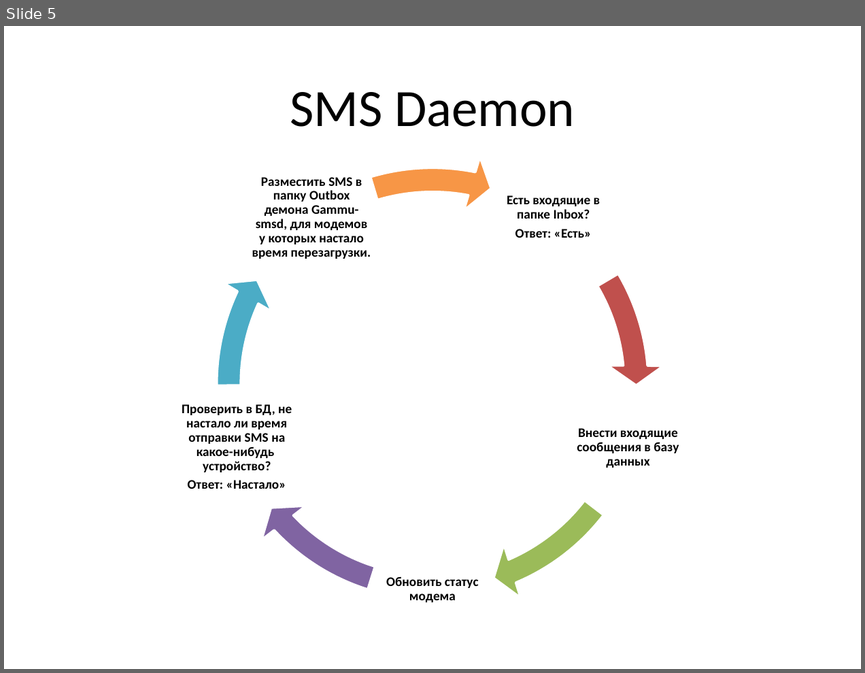
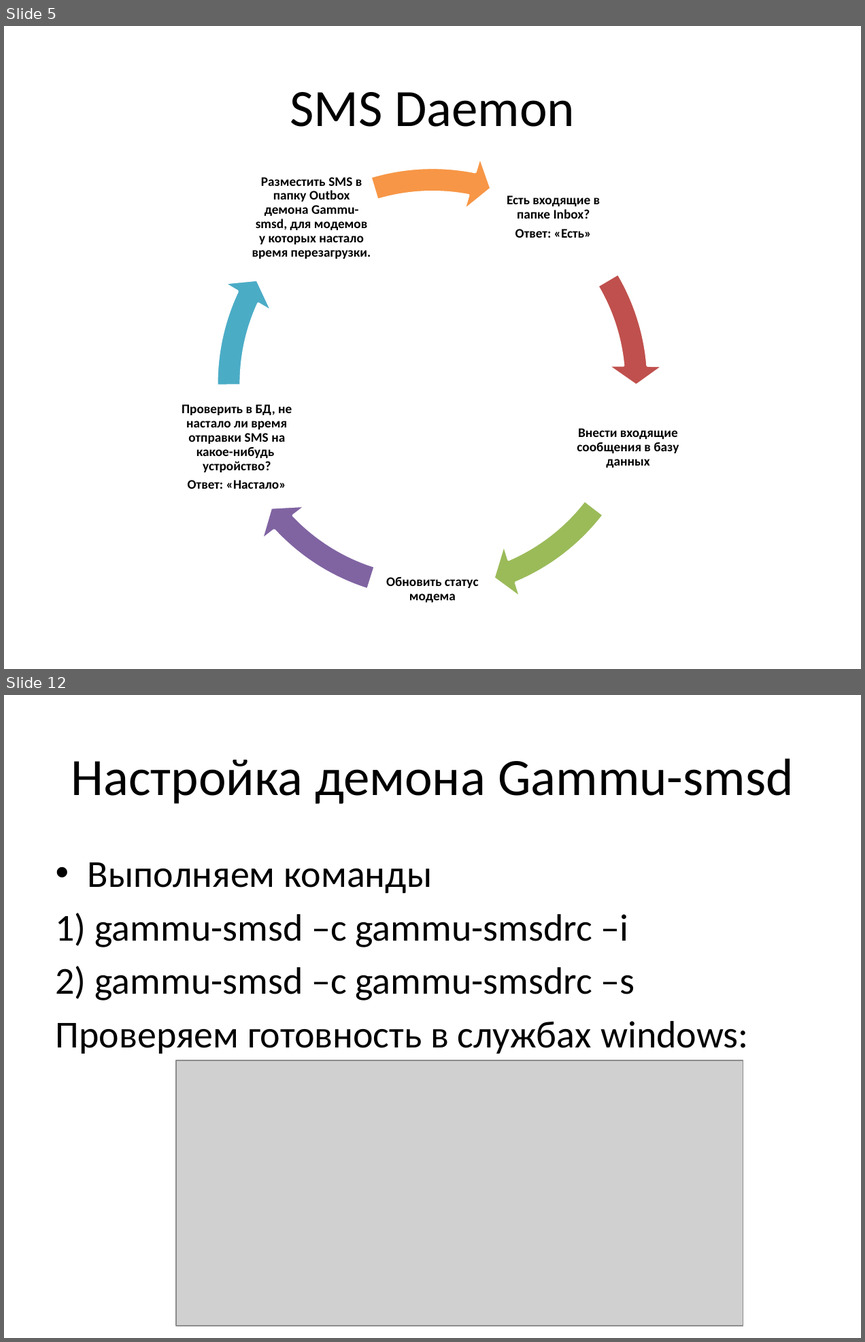
Before and after one commit to humantom88/city_lightning_symphony, a slide deck: doc/SUNO Mmanager.pptx. Shown one above the other, each under a label of ours: slide 5 before the commit, slides 5 and 12 after it; the slides between them are not shown. The pictures are 865x673 and 865x1342 pixels, drawn with LibreOffice and Linux fonts; fonts in the diff are those of the drawing; grey boxes stand for pictures. Boxes give left, top, right and bottom in pixels: in the first picture for what was removed or moved away, otherwise in the second. Text is boxed around its words. In the diff, an @@ line names an element or a change of style, - is before the commit and + after.

```diff
--- a/doc/SUNO Mmanager.pptx
+++ b/doc/SUNO Mmanager.pptx
@@ slide 12 added at (4, 695, 861, 1338), background #FFFFFF @@
@@ title added at (71, 758, 793, 804), 44 pt, text #000000 @@
+Настройка демона Gammu-smsd
@@ text added at (56, 862, 748, 1053), 32 pt, text #000000 @@
+• Выполняем команды
+1) gammu-smsd –c gammu-smsdrc –i
+2) gammu-smsd –c gammu-smsdrc –s
+Проверяем готовность в службах windows:
@@ picture added at (176, 1060, 742, 1325) @@
```
Also in this commit, not shown: 1 slide changed, 20 other slides added, 10 other files.
